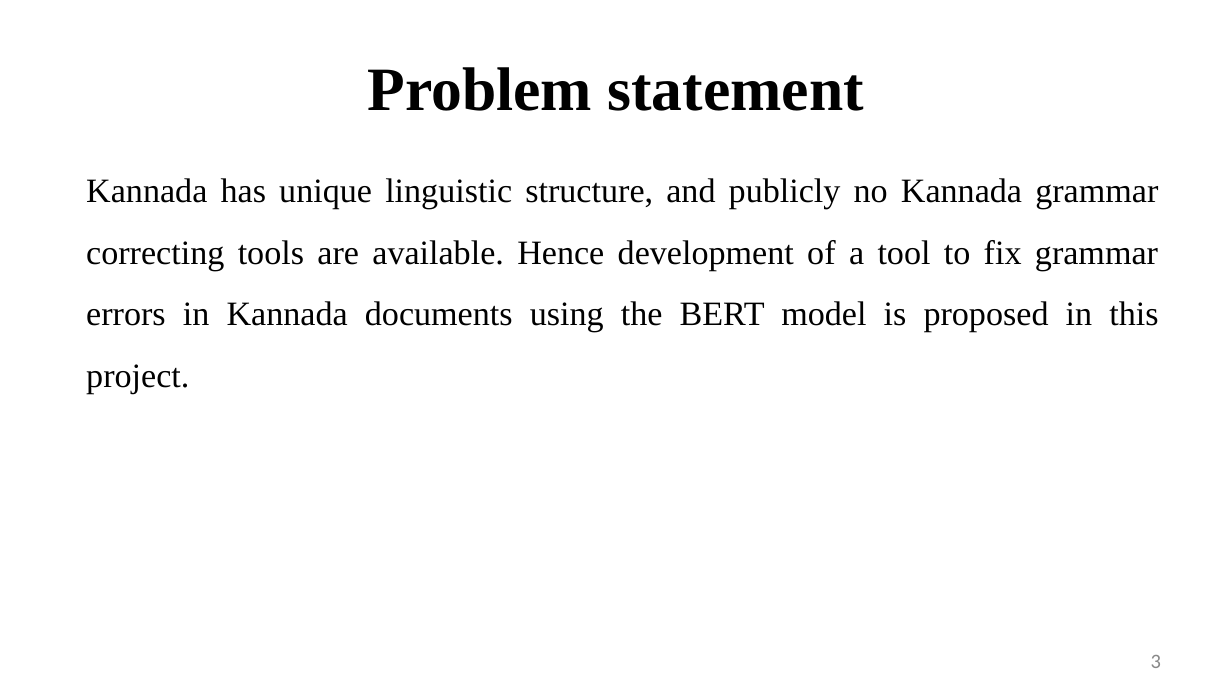
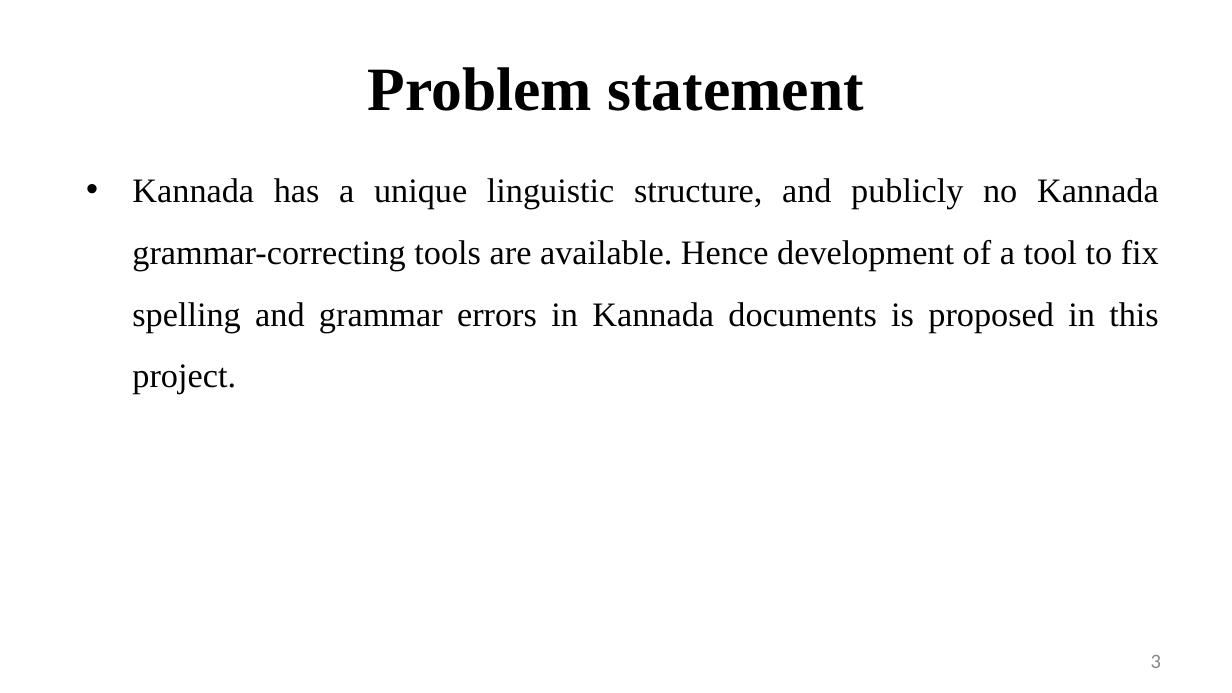
Before and after one commit to ananya-rm/kannada-gec, a slide deck: slide 3 of src/phase2.1.pptx. Drawn at 1232x693 pixels with LibreOffice and Linux fonts; fonts in the diff are those of the drawing; background and template pictures are left out. Boxes give left, top, right and bottom in pixels: in the first picture for what was removed or moved away, otherwise in the second. Text is boxed around its words. In the diff, an @@ line names an element or a change of style, - is before the commit and + after.

```diff
--- a/src/phase2.1.pptx
+++ b/src/phase2.1.pptx
@@ text at (132,178,1159,394): text changed @@
-Kannada has unique linguistic structure, and publicly no Kannada grammar correcting tools are available. Hence development of a tool to fix grammar errors in Kannada documents using the BERT model is proposed in this project.
+• Kannada has a unique linguistic structure, and publicly no Kannada grammar-correcting tools are available. Hence development of a tool to fix spelling and grammar errors in Kannada documents is proposed in this project.
```
Also in this commit, not shown: 7 other slides changed, 1 slide added, 21 other files.
